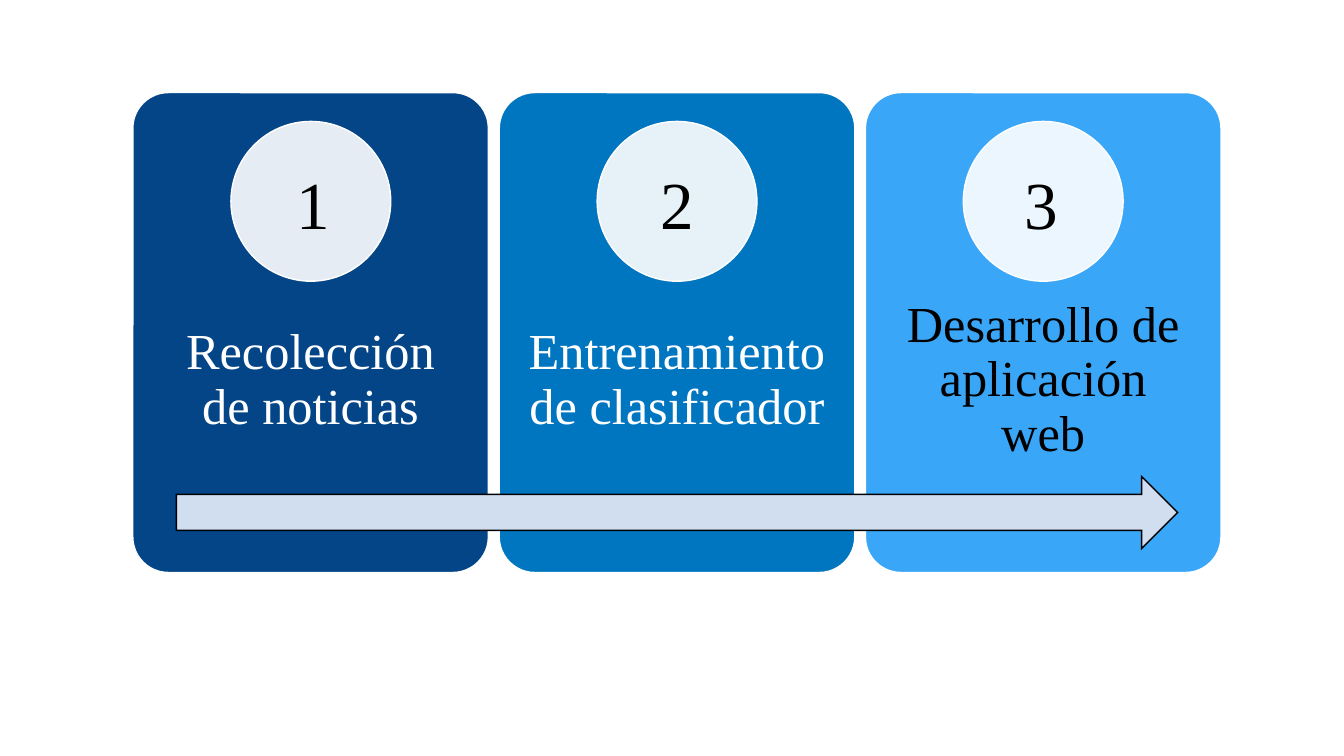
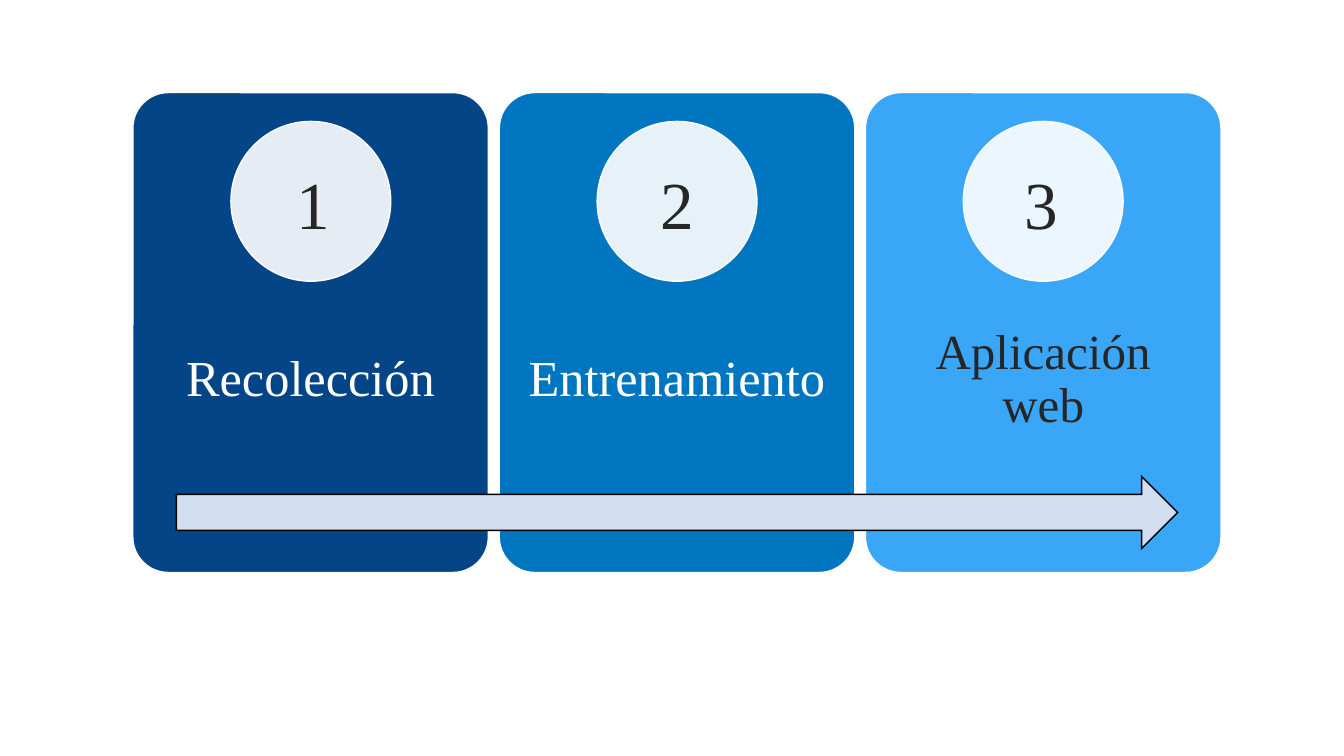
Before and after one commit to AndresHGdeG/TT2, a slide deck: slide 1 of Analisis/Recursos/Capitulo5/Entrenamiento.pptx. Drawn at 1344x756 pixels with LibreOffice and Linux fonts; fonts in the diff are those of the drawing. Boxes give left, top, right and bottom in pixels: in the first picture for what was removed or moved away, otherwise in the second. Text is boxed around its words. In the diff, an @@ line names an element or a change of style, - is before the commit and + after.

```diff
--- a/Analisis/Recursos/Capitulo5/Entrenamiento.pptx
+++ b/Analisis/Recursos/Capitulo5/Entrenamiento.pptx
@@ text colour #000000 to #262626 in 3 elements at [223, 139, 403, 268], [587, 139, 767, 268], [951, 139, 1131, 268] @@
@@ text at [936, 335, 1151, 423]: text changed; size 36 to 35 pt; text colour #000000 to #262626 @@
-Desarrollo de aplicación web
+Aplicación web
@@ text at [186, 361, 435, 397]: text changed @@
-Recolección de noticias
+Recolección
@@ text at [529, 362, 825, 397]: text changed @@
-Entrenamiento de clasificador
+Entrenamiento
```
Also in this commit, not shown: 20 other files.
